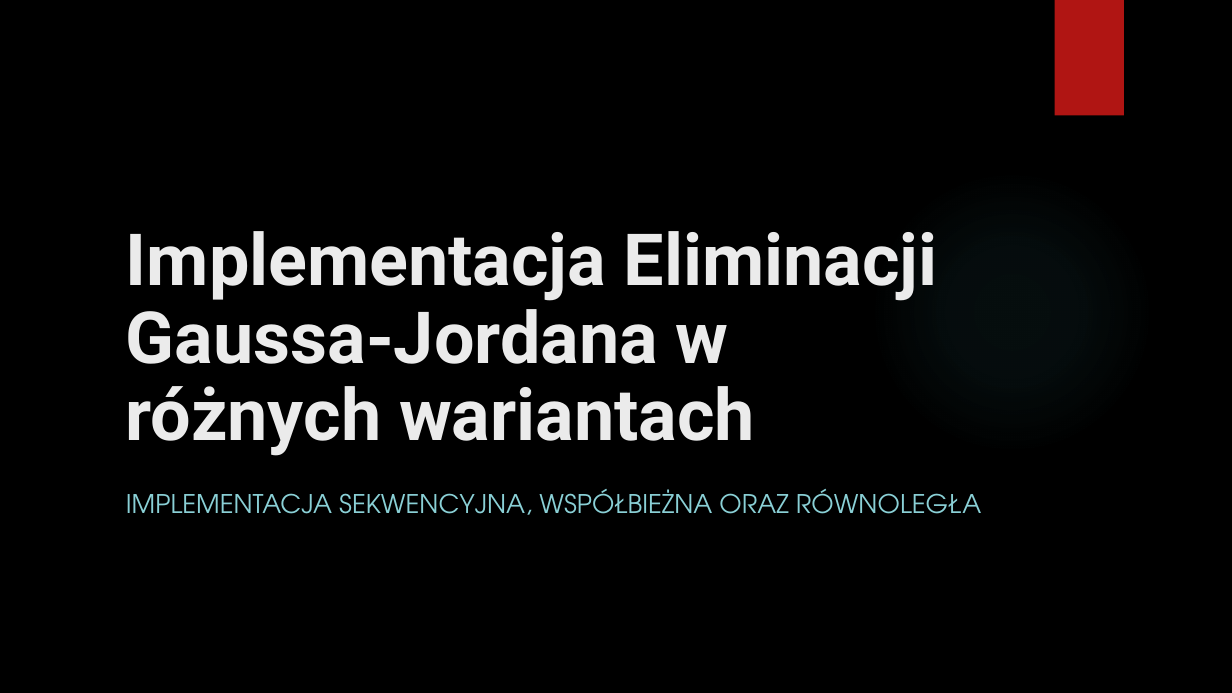
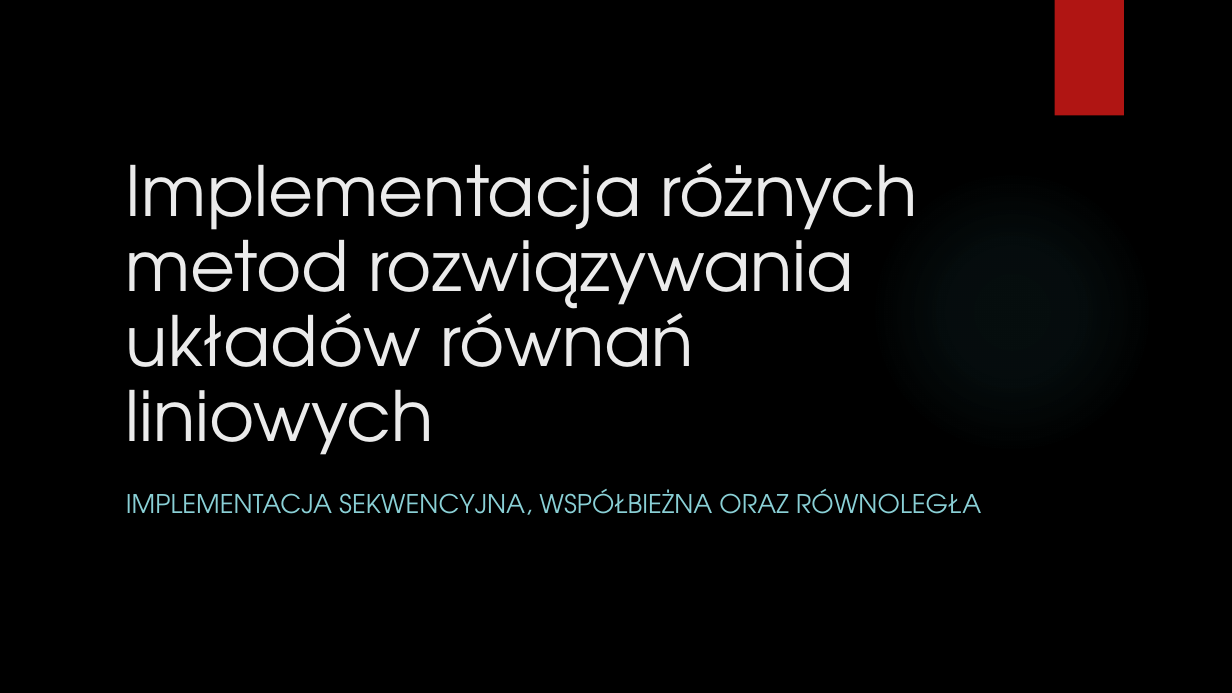
Before and after one commit to DawidGarncarek/Studia-Stopien-II, a slide deck: slide 1 of Semestr 2/Programowanie współbieżne i rozproszone/Projekt_wykład/Prezentacja_cz1.pptx. Drawn at 1232x693 pixels with LibreOffice and Linux fonts; fonts in the diff are those of the drawing; background and template pictures are left out. Boxes give left, top, right and bottom in pixels: in the first picture for what was removed or moved away, otherwise in the second. Text is boxed around its words. In the diff, an @@ line names an element or a change of style, - is before the commit and + after.

```diff
--- a/Semestr 2/Programowanie współbieżne i rozproszone/Projekt_wykład/Prezentacja_cz1.pptx
+++ b/Semestr 2/Programowanie współbieżne i rozproszone/Projekt_wykład/Prezentacja_cz1.pptx
@@ title at [126, 163, 918, 455]: text changed; size 56 to 54 pt; font Roboto to TeX Gyre Adventor; bold off @@
-Implementacja Eliminacji Gaussa-Jordana w różnych wariantach
+Implementacja różnych metod rozwiązywania układów równań liniowych
```
Also in this commit, not shown: 5 other slides changed, 1 slide added, 1 slide removed, 3 other files.
